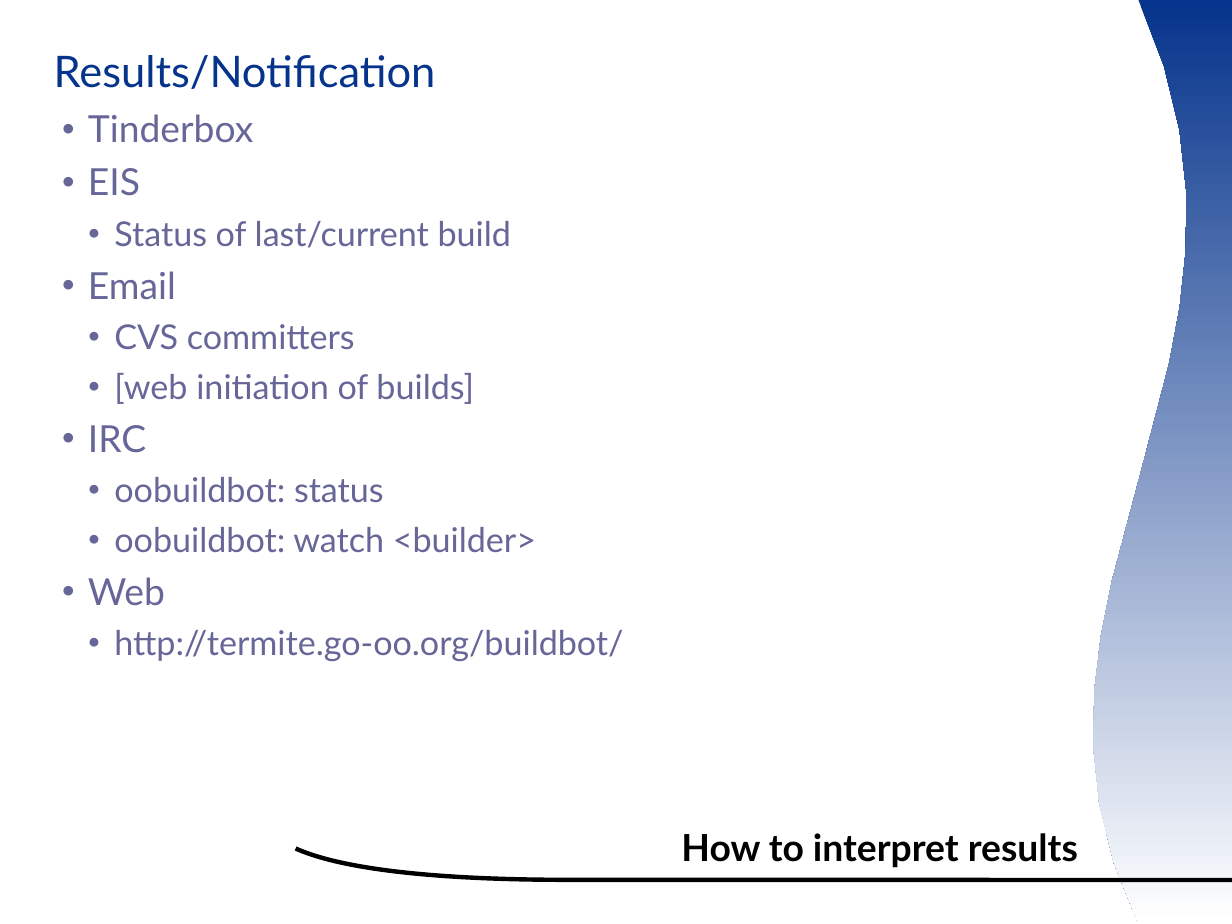
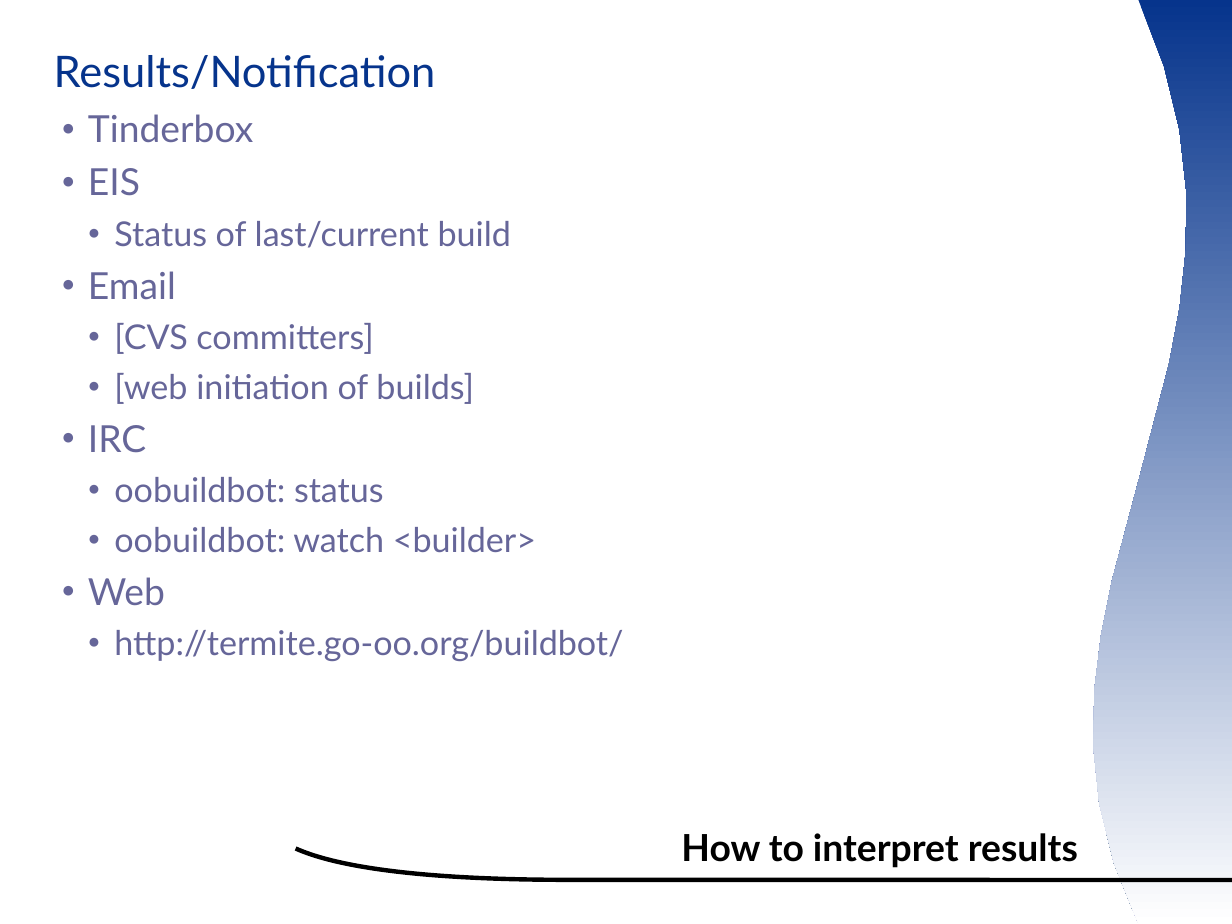
Before and after one commit to smsm1/ootermite, a slide deck: slide 12 of wiki/ooocon2007presentation.odp (slide 11 before the commit). Drawn at 1232x924 pixels with LibreOffice and Linux fonts; fonts in the diff are those of the drawing; background and template pictures are left out. Boxes give left, top, right and bottom in pixels: in the first picture for what was removed or moved away, otherwise in the second. Text is boxed around its words. In the diff, an @@ line names an element or a change of style, - is before the commit and + after.

```diff
--- a/wiki/ooocon2007presentation.odp
+++ b/wiki/ooocon2007presentation.odp
@@ text at <box>114,323,373,354</box>: text changed @@
-    ● CVS committers
+    ● [CVS committers]
```
Also in this commit, not shown: 4 other slides changed, 1 slide added.
